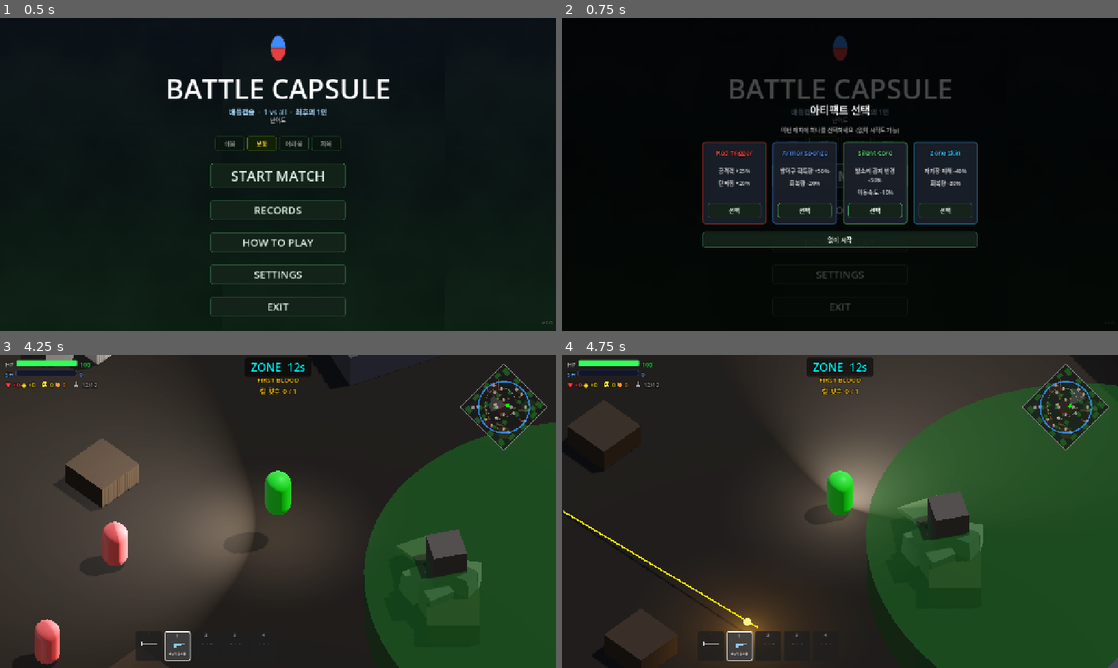
Above: before the commit, frames 1-4 (two rows, left to right).
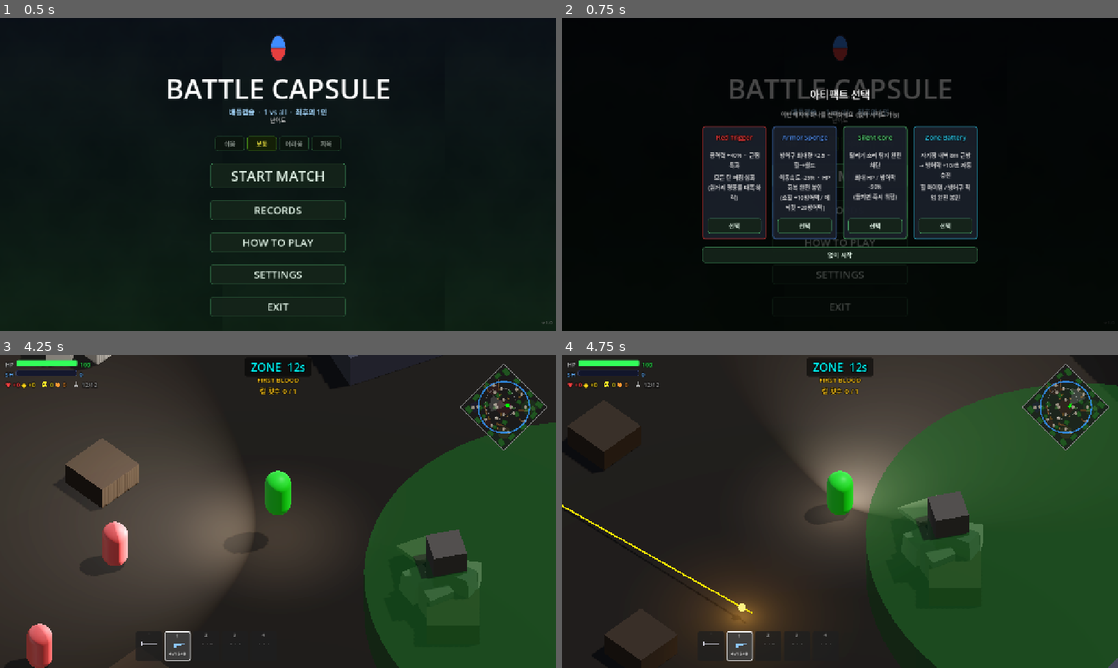
Above: after the commit, the same moments.

Repository: Kyulhee/battle-capsule
Game: Godot game, scene res://src/Main.tscn
Two runs of this game, one before a commit and one after it. Both use one fixed random seed, a clock stepped at 60 frames per second and the inputs below.
Inputs (mouse positions are in pixels of both pictures, inside the frame that each line leads up to):
- Up to frame 1 (0.5 s): no input
- Up to frame 2 (0.75 s): click "START MATCH" at 0.5 s
- Up to frame 3 (4.25 s): click "START MATCH" at 1.25 s; click "없이 시작" at 2 s; tap Enter at 2.75 s; move the mouse to (400, 495) at 2.77 s; hold D (ui_right) 2.78-3.53 s; hold F 2.78-3.53 s; tap Q (heal) at 2.85 s; click (400, 495) at 2.92 s; tap Space at 3.02, 3.77 s; move the mouse to (166, 527) at 3.52 s; hold S (ui_down) from 3.53 s (still down); tap F at 3.6 s; tap E at 3.8 s
- Up to frame 4 (4.75 s): move the mouse to (895, 442) at 4.27 s; release S (ui_down) at 4.28 s; hold D (ui_right) from 4.28 s (still down); hold E from 4.28 s (still down); tap Q (heal) at 4.55 s

Frame 1 is identical in both runs. In frame 2, 10% of the frame differs, in the area x 25-75%, y 22-79%; in frame 3, 0.7%; in frame 4, 0.8%.

Commit message:
refactor: 아티팩트 4종 전면 재설계 + 픽업 키 E→F
Red Trigger: 공격력 +40%, 모든 탄(단발 포함) 퍼짐 심화 (spread_all_shots)
Armor Sponge: 방어막 최대 ×2.5, 힐→쉴드 전환(10/20), 이동속도 -25%, HP 회복 봉인
Silent Core: 달리기 소리 탐지 완전 차단(×0), 최대 HP/방어막 -50%
Zone Battery (구 Zone Skin): 힐/방어구 픽업 봉인, 자기장 내벽 8m에서 +10방어막/초 자동 충전
  → zone_battery 경로는 shield_recv_mult 우회해 직접 충전 (버그 수정)

apply_artifact(): max_health_mult / max_shield_mult 1회성 스탯 적용 추가
픽업 키 E → F (E는 추후 특수 스킬용으로 예약)

Co-Authored-By: Claude Sonnet 4.6 <noreply@anthropic.com>

Diff:
--- a/src/Main.gd
+++ b/src/Main.gd
@@ -270,27 +270,34 @@
 	var catalog = [
 		{
 			"id": "red_trigger", "label": "Red Trigger",
-			"color": Color(1.0, 0.30, 0.30),
-			"line1": "공격력 +25%", "line2": "탄퍼짐 +20%",
-			"mods": {"damage_mult": 1.25, "spread_mult": 1.2},
+			"color": Color(1.0, 0.25, 0.25),
+			"line1": "공격력 +40%  ·  근접 특화",
+			"line2": "모든 탄 퍼짐 심화\n(원거리 명중률 대폭 하락)",
+			"mods": {"damage_mult": 1.40, "spread_mult": 1.5, "spread_all_shots": true},
 		},
 		{
 			"id": "armor_sponge", "label": "Armor Sponge",
 			"color": Color(0.35, 0.60, 1.0),
-			"line1": "방어구 획득량 +50%", "line2": "회복량 -20%",
-			"mods": {"shield_recv_mult": 1.5, "heal_mult": 0.8},
+			"line1": "방어구 최대량 ×2.5  ·  힐→쉴드",
+			"line2": "이동속도 -25%  ·  HP 회복 완전 봉인\n(소힐 +10방어막 / 메딕킷 +20방어막)",
+			"mods": {"max_shield_mult": 2.5, "heal_to_shield": true, "move_speed_mult": 0.75},
 		},
 		{
 			"id": "silent_core", "label": "Silent Core",
 			"color": Color(0.40, 0.95, 0.55),
-			"line1": "발소리 감지 반경 -50%", "line2": "이동속도 -10%",
-			"mods": {"footstep_radius_mult": 0.5, "move_speed_mult": 0.9},
+			"line1": "달리기 소리 탐지 완전 차단",
+			"line2": "최대 HP / 방어막 -50%\n(들키면 즉시 위험)",
+			"mods": {"footstep_radius_mult": 0.0, "max_health_mult": 0.5, "max_shield_mult": 0.5},
 		},
 		{
-			"id": "zone_skin", "label": "Zone Skin",
-			"color": Color(0.20, 0.78, 1.0),
-			"line1": "자기장 피해 -40%", "line2": "회복량 -30%",
-			"mods": {"zone_dmg_mult": 0.6, "heal_mult": 0.7},
+			"id": "zone_battery", "label": "Zone Battery",
+			"color": Color(0.20, 0.85, 1.0),
+			"line1": "자기장 내벽 8m 근방\n→ 방어막 +10/초 자동 충전",
+			"line2": "힐 아이템 / 방어구 픽업 완전 봉인",
+			"mods": {
+				"heal_mult": 0.0, "shield_recv_mult": 0.0,
+				"zone_battery": true, "zone_battery_regen": 10.0, "zone_battery_range": 8.0,
+			},
 		},
 	]
 
--- a/src/entities/player/Player.gd
+++ b/src/entities/player/Player.gd
@@ -34,9 +34,12 @@
 # ── Artifact System ──────────────────────────────────────────────────────────
 var active_artifact: Dictionary = {}
 var _artifact_mods: Dictionary = {
-	"damage_mult": 1.0, "spread_mult": 1.0, "move_speed_mult": 1.0,
-	"heal_mult": 1.0, "shield_recv_mult": 1.0, "zone_dmg_mult": 1.0,
+	"damage_mult": 1.0, "spread_mult": 1.0, "spread_all_shots": false,
+	"move_speed_mult": 1.0,
+	"heal_mult": 1.0, "heal_to_shield": false,
+	"shield_recv_mult": 1.0, "zone_dmg_mult": 1.0,
 	"footstep_radius_mult": 1.0,
+	"zone_battery": false, "zone_battery_regen": 0.0, "zone_battery_range": 0.0,
 }
 var _artifact_label: Label = null
 
@@ -430,7 +433,7 @@
 	if Input.is_key_pressed(KEY_SPACE) and is_on_floor() and not is_crouching:
 		velocity.y = 7.0
 		footstep_timer = 0.0
-	if Input.is_key_pressed(KEY_E): handle_interaction()
+	if Input.is_key_pressed(KEY_F): handle_interaction()
 	if Input.is_key_pressed(KEY_Q): handle_healing()
 	super._physics_process(delta)
 	# Crouch stealth
@@ -494,6 +497,19 @@
 		slot_ammo_labels[active_slot].text = "%d/%d+%d" % [disp_ammo, max_a_r, disp_res]
 		slot_ammo_labels[active_slot].modulate = Color.YELLOW
 
+	# Zone Battery: 자기장 경계 내측 근방에서 쉴드 자동 충전
+	# shield_recv_mult를 우회해 직접 더함 (존 배터리 고유 충전 경로)
+	if _artifact_mods.get("zone_battery", false) and not is_dead and current_shield < stats.max_shield:
+		var _zbmain = get_tree().root.get_node_or_null("Main")
+		if _zbmain:
+			var pos2d = Vector2(global_position.x, global_position.z)
+			var dist_from_center = pos2d.distance_to(_zbmain.current_zone_center)
+			var dist_inside_edge = _zbmain.current_zone_radius - dist_from_center
+			var rng = _artifact_mods.get("zone_battery_range", 0.0)
+			if dist_inside_edge >= 0.0 and dist_inside_edge <= rng:
+				current_shield = min(stats.max_shield, current_shield + _artifact_mods.get("zone_battery_regen", 0.0) * delta)
+				shield_changed.emit(current_shield, stats.max_shield)
+
 	# Zone warning pulse
 	_update_zone_warning(delta)
 
@@ -524,10 +540,35 @@
 	if closest: closest.collect(self)
 
 func handle_healing():
-	if current_health >= stats.max_health: return
 	var main = get_tree().root.get_node_or_null("Main")
 	var is_hell = main != null and main.difficulty == 3
 	var scarcity_mult = 0.5 if (is_hell and main != null and main.hell_modifier == main.HellModifier.SCARCITY) else 1.0
+
+	# Armor Sponge: 힐 → 쉴드 전환 모드 (HP 회복 없음)
+	if _artifact_mods.get("heal_to_shield", false):
+		if current_shield >= stats.max_shield: return
+		if stats.advanced_heals > 0:
+			stats.advanced_heals -= 1
+			receive_shield(20.0 * scarcity_mult)
+			if Sfx: Sfx.play("heal", global_position)
+			if has_node("/root/Telemetry"): get_node("/root/Telemetry").log_economy("heals_used")
+			if main and main.mission_tracker:
+				main.mission_tracker.on_pressure_heal_used()
+				main.mission_tracker.on_player_medkit_used()
+			_refresh_slot_hud()
+		elif stats.heal_items > 0:
+			stats.heal_items -= 1
+			receive_shield(10.0 * scarcity_mult)
+			if Sfx: Sfx.play("heal", global_position)
+			if has_node("/root/Telemetry"): get_node("/root/Telemetry").log_economy("heals_used")
+			if main and main.mission_tracker: main.mission_tracker.on_pressure_heal_used()
+			_refresh_slot_hud()
+		return
+
+	# Zone Battery: 힐 완전 봉인
+	if _artifact_mods.get("heal_mult", 1.0) == 0.0: return
+
+	if current_health >= stats.max_health: return
 	if stats.advanced_heals > 0:
 		stats.advanced_heals -= 1
 		var amount = 60.0 * (0.55 if is_hell else 1.0) * scarcity_mult * _artifact_mods.get("heal_mult", 1.0)
@@ -1130,7 +1171,12 @@
 	slot_ammo[slot] -= 1
 	_sync_slot_ammo()
 	reveal()
-	_internal_shoot(Vector3(0, 0, -wdata.attack_range))
+	var shot_vec = Vector3(0, 0, -wdata.attack_range)
+	if _artifact_mods.get("spread_all_shots", false):
+		var s = _artifact_mods.get("spread_mult", 1.0) * 1.0
+		shot_vec.x = randf_range(-s, s)
+		shot_vec.y = randf_range(-s * 0.25, s * 0.25)
+	_internal_shoot(shot_vec)
 	fire_cooldown = wdata.fire_rate
 	if Sfx: Sfx.play("shoot")
 	_refresh_slot_hud()
@@ -1174,12 +1220,25 @@
 func apply_artifact(artifact: Dictionary):
 	active_artifact = artifact
 	_artifact_mods = {
-		"damage_mult": 1.0, "spread_mult": 1.0, "move_speed_mult": 1.0,
-		"heal_mult": 1.0, "shield_recv_mult": 1.0, "zone_dmg_mult": 1.0,
+		"damage_mult": 1.0, "spread_mult": 1.0, "spread_all_shots": false,
+		"move_speed_mult": 1.0,
+		"heal_mult": 1.0, "heal_to_shield": false,
+		"shield_recv_mult": 1.0, "zone_dmg_mult": 1.0,
 		"footstep_radius_mult": 1.0,
+		"zone_battery": false, "zone_battery_regen": 0.0, "zone_battery_range": 0.0,
 	}
 	for key in artifact.get("mods", {}):
 		_artifact_mods[key] = artifact["mods"][key]
+	# One-time stat multipliers (applied to already-duplicated stats resource)
+	var mods = artifact.get("mods", {})
+	if mods.has("max_health_mult"):
+		stats.max_health = int(stats.max_health * mods["max_health_mult"])
+		current_health = min(current_health, stats.max_health)
+		health_changed.emit(current_health, stats.max_health)
+	if mods.has("max_shield_mult"):
+		stats.max_shield = int(stats.max_shield * mods["max_shield_mult"])
+		current_shield = min(current_shield, stats.max_shield)
+		shield_changed.emit(current_shield, stats.max_shield)
 	if _artifact_label:
 		if artifact.is_empty():
 			_artifact_label.visible = false
Not shown, changed: README.md
